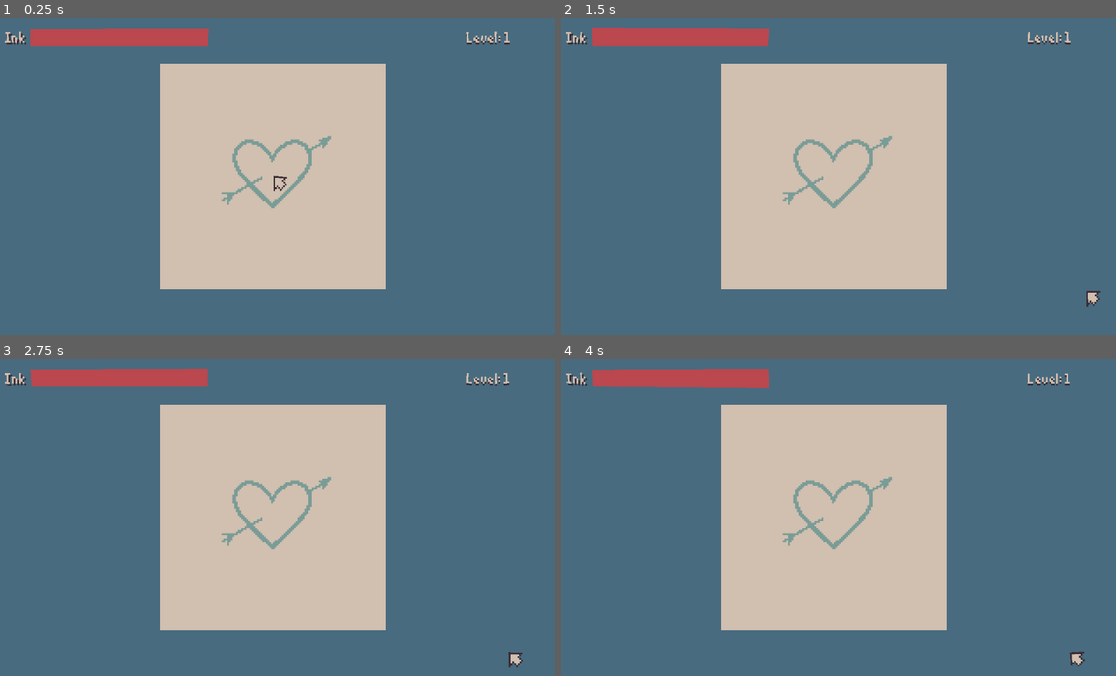
Above: before the commit, frames 1-4 (two rows, left to right).
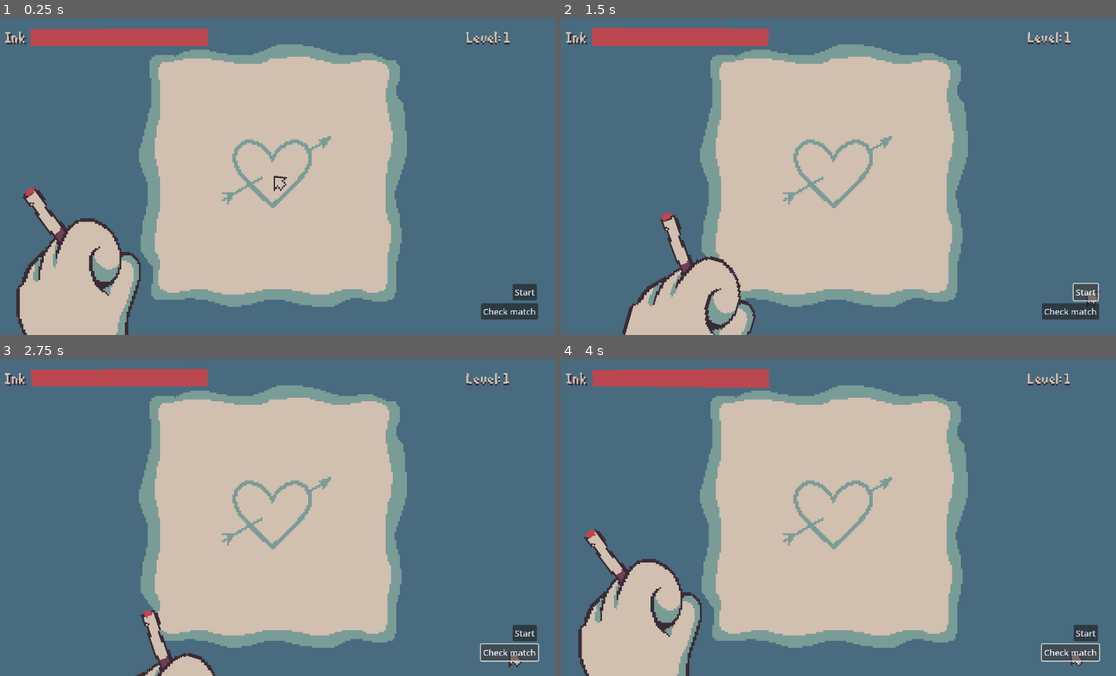
Above: after the commit, the same moments.

Repository: void22790/drunkink_ld58
Game: Godot game, scene res://scenes/root/main.tscn
Same seed, same stepped clock (60 frames per second), same inputs: the game is played once before the commit and once after it.
Inputs (mouse positions are in pixels of both pictures, inside the frame that each line leads up to):
- Up to frame 1 (0.25 s): no input
- Up to frame 2 (1.5 s): click (1088, 290) at 0.5 s, where only the run after the commit has a clickable "Start"; click (1088, 290) at 1.25 s, where only the run after the commit has a clickable "Start"
- Up to frame 3 (2.75 s): click (510, 653) at 2 s, where only the run after the commit has a clickable "Check match"
- Up to frame 4 (4 s): click (1071, 653) at 2.75 s, where only the run after the commit has a clickable "Check match"; click (1071, 653) at 3.5 s, where only the run after the commit has a clickable "Check match"

The runs differ from the first frame. In frame 1, 15% of the frame differs, in the area x 2-97%, y 8-100%; in frame 2, 12%; in frame 3, 9.0%; in frame 4, 15%, in the area x 3-98%, y 8-100%.

Commit message:
Cig animation; Cut shader; Frame

Diff:
--- a/scenes/root/main.tscn
+++ b/scenes/root/main.tscn
@@ -1,16 +1,79 @@
-[gd_scene load_steps=20 format=3 uid="uid://bmkni1ppjyc11"]
+[gd_scene load_steps=33 format=3 uid="uid://bmkni1ppjyc11"]
 
 [ext_resource type="Script" uid="uid://by3se8e4n1jkn" path="res://scripts/root/main.gd" id="1_jc805"]
+[ext_resource type="Texture2D" uid="uid://1xe1t3516tp7" path="res://graphics/func/frame.png" id="2_20h35"]
 [ext_resource type="Script" uid="uid://crxbind0p66w1" path="res://scripts/root/drawing_canvas.gd" id="2_cgoxl"]
 [ext_resource type="TileSet" uid="uid://cyoh6otgt64or" path="res://graphics/func/tilesets/drawing_tileset.tres" id="3_qo04j"]
+[ext_resource type="Script" uid="uid://bos2uy5ik4g7v" path="res://scripts/root/timer_hand.gd" id="4_8vuw5"]
 [ext_resource type="Shader" uid="uid://nyhumgmh88xf" path="res://shaders/jitter.gdshader" id="4_d8tfi"]
 [ext_resource type="Script" uid="uid://qhich4gh7uli" path="res://scripts/root/drawing_hand.gd" id="4_t8wu2"]
+[ext_resource type="Shader" uid="uid://u85geo1t1cw7" path="res://shaders/cut.gdshader" id="5_2dnuo"]
+[ext_resource type="Texture2D" uid="uid://ci4h8cneyd5s6" path="res://graphics/func/cigarette1.png" id="5_5n5hw"]
+[ext_resource type="Texture2D" uid="uid://ddd82v7hakrqu" path="res://graphics/func/left_hand.png" id="5_6p0i4"]
 [ext_resource type="Texture2D" uid="uid://3t1dcl8hm2sm" path="res://graphics/func/hand_drawing.png" id="5_d8tfi"]
+[ext_resource type="Texture2D" uid="uid://b78jn7bkfxgbl" path="res://graphics/func/cigarette2.png" id="7_2dnuo"]
 [ext_resource type="Script" uid="uid://cbqpqilsv7kmc" path="res://scripts/root/mouse_cursor.gd" id="7_5gd1g"]
 [ext_resource type="Script" uid="uid://d14rb1mgoniw4" path="res://scripts/root/ink_bar.gd" id="7_7wtdl"]
 [ext_resource type="Texture2D" uid="uid://cxikfnmfjy5ga" path="res://graphics/func/gui_frame.png" id="7_aqeut"]
 [ext_resource type="Texture2D" uid="uid://b1yhh8k4yt7lu" path="res://graphics/func/cursor_normal.png" id="8_aqeut"]
 [ext_resource type="FontFile" uid="uid://dmiua4vyuiu88" path="res://graphics/fonts/cc.yal.6w3.ttf" id="8_gsrg7"]
+[ext_resource type="Texture2D" uid="uid://c6ghey0umdslq" path="res://graphics/func/left_hand1.png" id="9_20h35"]
+
+[sub_resource type="Animation" id="Animation_20h35"]
+resource_name = "smoking"
+length = 8.0
+step = 0.25
+tracks/0/type = "value"
+tracks/0/imported = false
+tracks/0/enabled = true
+tracks/0/path = NodePath(".:rotation")
+tracks/0/interp = 2
+tracks/0/loop_wrap = true
+tracks/0/keys = {
+"times": PackedFloat32Array(0, 0.25, 0.5, 0.75, 1, 2.25, 2.5, 2.75, 3),
+"transitions": PackedFloat32Array(1, 1, 1, 1, 1, 1, 1, 1, 1),
+"update": 1,
+"values": [-0.62831855, -0.5235988, -0.41887903, -0.3490658503988659, -0.3141592653589793, -0.3490658503988659, -0.41887903, -0.5235988, -0.62831855]
+}
+tracks/1/type = "value"
+tracks/1/imported = false
+tracks/1/enabled = true
+tracks/1/path = NodePath(".:position")
+tracks/1/interp = 1
+tracks/1/loop_wrap = true
+tracks/1/keys = {
+"times": PackedFloat32Array(0, 0.25, 0.5, 0.75, 1, 1.5, 2.25, 2.5, 2.75, 3),
+"transitions": PackedFloat32Array(1, 1, 1, 1, 1, 1, 1, 1, 1, 1),
+"update": 1,
+"values": [Vector2(-144, 14), Vector2(-129, -3), Vector2(-109, -8.000003), Vector2(-70, -14), Vector2(-42.000008, 8), Vector2(-42.000004, 12), Vector2(-42.000008, 8), Vector2(-109, -8.000003), Vector2(-129, -3), Vector2(-144, 14)]
+}
+
+[sub_resource type="AnimationLibrary" id="AnimationLibrary_ge0vh"]
+_data = {
+&"smoking": SubResource("Animation_20h35")
+}
+
+[sub_resource type="ShaderMaterial" id="ShaderMaterial_6p0i4"]
+shader = ExtResource("4_d8tfi")
+shader_parameter/intensity = 1.0000000475
+shader_parameter/frequency = 2.0000000475
+
+[sub_resource type="ShaderMaterial" id="ShaderMaterial_cw5wm"]
+shader = ExtResource("5_2dnuo")
+shader_parameter/cut_value = 0.0
+shader_parameter/sprite_height = 42.0
+shader_parameter/intensity = 1.0000000475
+shader_parameter/frequency = 2.0000000475
+
+[sub_resource type="ShaderMaterial" id="ShaderMaterial_20h35"]
+shader = ExtResource("4_d8tfi")
+shader_parameter/intensity = 2.0
+shader_parameter/frequency = 6.0000002375
+
+[sub_resource type="ShaderMaterial" id="ShaderMaterial_ge0vh"]
+shader = ExtResource("4_d8tfi")
+shader_parameter/intensity = 1.0000000475
+shader_parameter/frequency = 2.0000000475
 
 [sub_resource type="ShaderMaterial" id="ShaderMaterial_t8wu2"]
 shader = ExtResource("4_d8tfi")
@@ -56,6 +119,11 @@
 offset_bottom = 180.0
 color = Color(0.28235295, 0.41960785, 0.49803922, 1)
 
+[node name="Frame" type="Sprite2D" parent="."]
+position = Vector2(-4, 3)
+texture = ExtResource("2_20h35")
+centered = false
+
 [node name="Drawing Canvas" type="Node2D" parent="."]
 script = ExtResource("2_cgoxl")
 cursor_reversed = false
@@ -72,6 +140,43 @@
 collision_enabled = false
 
 [node name="Cig Hand" type="Node2D" parent="."]
+position = Vector2(-144, 14)
+rotation = -0.62831855
+script = ExtResource("4_8vuw5")
+
+[node name="AnimationPlayer" type="AnimationPlayer" parent="Cig Hand"]
+libraries = {
+&"": SubResource("AnimationLibrary_ge0vh")
+}
+
+[node name="Hand Bot" type="Sprite2D" parent="Cig Hand"]
+material = SubResource("ShaderMaterial_6p0i4")
+position = Vector2(67.99999, 179)
+rotation = 0.62831855
+texture = ExtResource("5_6p0i4")
+centered = false
+offset = Vector2(1, 1)
+
+[node name="Cigarette" type="Sprite2D" parent="Cig Hand"]
+material = SubResource("ShaderMaterial_cw5wm")
+position = Vector2(80, 165)
+texture = ExtResource("5_5n5hw")
+centered = false
+region_enabled = true
+region_rect = Rect2(0, 0, 9, 42)
+
+[node name="Light" type="Sprite2D" parent="Cig Hand"]
+material = SubResource("ShaderMaterial_20h35")
+position = Vector2(81, 164)
+texture = ExtResource("7_2dnuo")
+centered = false
+
+[node name="Hand Top" type="Sprite2D" parent="Cig Hand"]
+material = SubResource("ShaderMaterial_ge0vh")
+position = Vector2(70.10671, 174)
+rotation = 0.62831855
+texture = ExtResource("9_20h35")
+centered = false
 
 [node name="Total Timer" type="Timer" parent="Cig Hand"]
 one_shot = true
@@ -208,7 +313,6 @@
 offset = Vector2(4, 4)
 
 [node name="Debug Menu" type="Control" parent="."]
-visible = false
 layout_mode = 3
 anchors_preset = 0
 offset_right = 320.0
@@ -223,4 +327,14 @@
 scale = Vector2(0.3, 0.3)
 text = "Check match"
 
+[node name="StartButton" type="Button" parent="Debug Menu"]
+layout_mode = 0
+offset_left = 296.0
+offset_top = 151.0
+offset_right = 342.0
+offset_bottom = 182.0
+scale = Vector2(0.3, 0.3)
+text = "Start"
+
 [connection signal="pressed" from="Debug Menu/MatchButton" to="." method="_on_match_button_pressed"]
+[connection signal="pressed" from="Debug Menu/StartButton" to="Cig Hand" method="_on_start_button_pressed"]
--- /dev/null
+++ b/scripts/root/timer_hand.gd
@@ -0,0 +1,27 @@
+extends Node2D
+
+@onready var drawing_canvas: Node2D = $"../Drawing Canvas"
+
+@onready var total_timer: Timer = $"Total Timer"
+@onready var cigarette: Sprite2D = $Cigarette
+@onready var light: Sprite2D = $Light
+@onready var animation_player: AnimationPlayer = $AnimationPlayer
+
+var init_light_posy: float
+var timer_on: bool = false
+
+func _ready() -> void:
+	init_light_posy = light.position.y
+
+func _process(_delta: float) -> void:
+	if timer_on:
+		animation_player.play("smoking")
+		var time_progress = 1.0 - total_timer.time_left / drawing_canvas.total_time
+		var delta = floor(time_progress * 28.0)
+		cigarette.material.set("shader_parameter/cut_value", delta)
+		light.position.y = init_light_posy + delta
+
+func _on_start_button_pressed() -> void:
+	total_timer.set_wait_time(drawing_canvas.total_time)
+	total_timer.start()
+	timer_on = true
--- /dev/null
+++ b/shaders/cut.gdshader
@@ -0,0 +1,27 @@
+shader_type canvas_item;
+
+uniform float cut_value;
+uniform float sprite_height = 42.0;
+
+uniform float intensity : hint_range(0.0, 10.0) = 2.0;
+uniform float frequency : hint_range(1.0, 60.0) = 12.0;
+
+float rand(vec2 co) {
+	return fract(sin(dot(co.xy, vec2(12.9898, 78.233))) * 43758.5453);
+}
+
+void vertex() {
+	float snap = floor(TIME * frequency) / frequency;
+	vec2 jitter = vec2(rand(UV + snap), rand(UV + snap + 1.0));
+	VERTEX.xy += (jitter - 0.5) * intensity;
+}
+
+void fragment() {
+	float y_px = UV.y * sprite_height;
+
+	if (y_px < cut_value) {
+		discard;
+	}
+
+	COLOR = texture(TEXTURE, UV);
+}
Binary file changed: graphics/func/cigarette1.png
Binary file changed: graphics/func/cigarette2.png
Binary file added: graphics/func/frame.png
Not shown, changed: graphics/func/frame.png.import
Not shown, added: scripts/root/timer_hand.gd.uid
Not shown, added: shaders/cut.gdshader.uid
